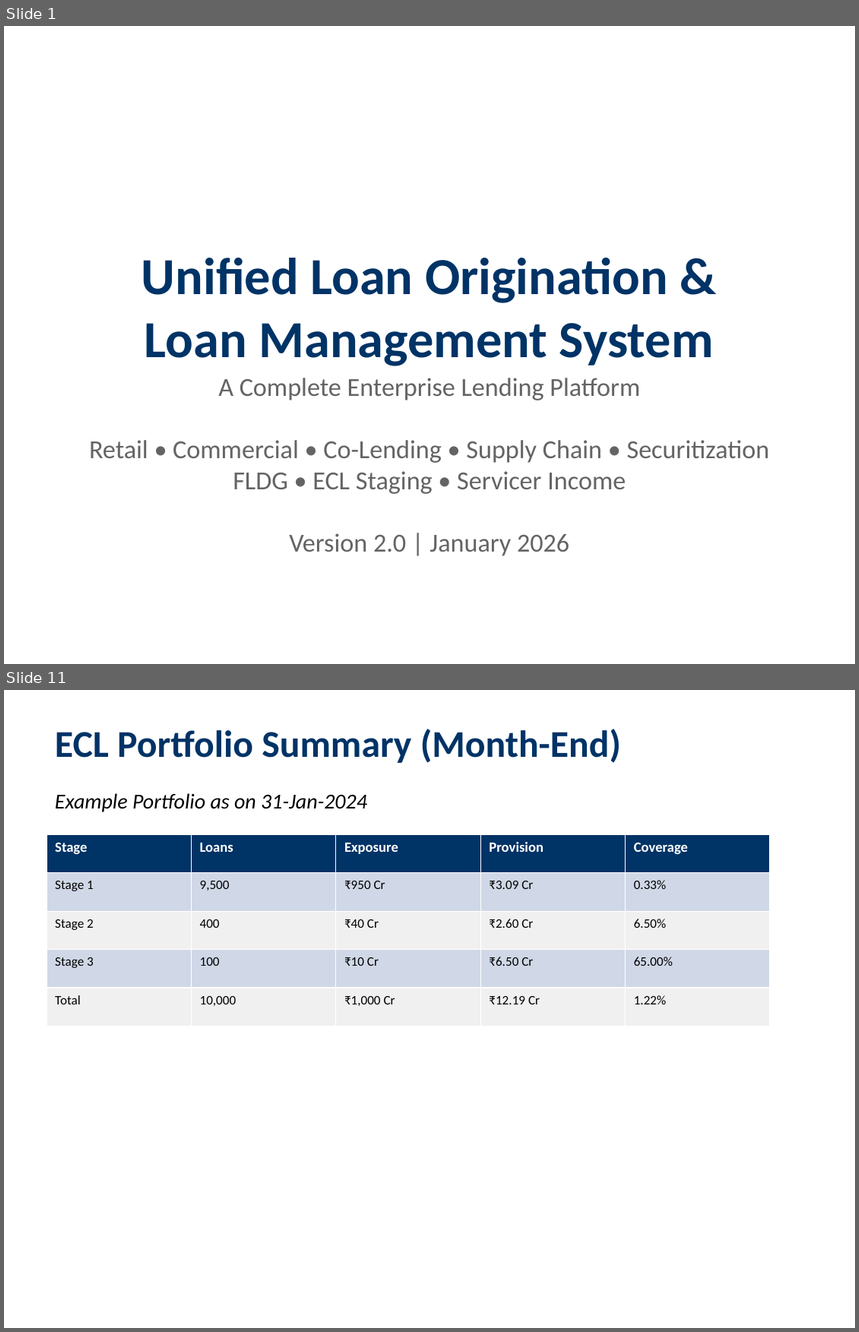
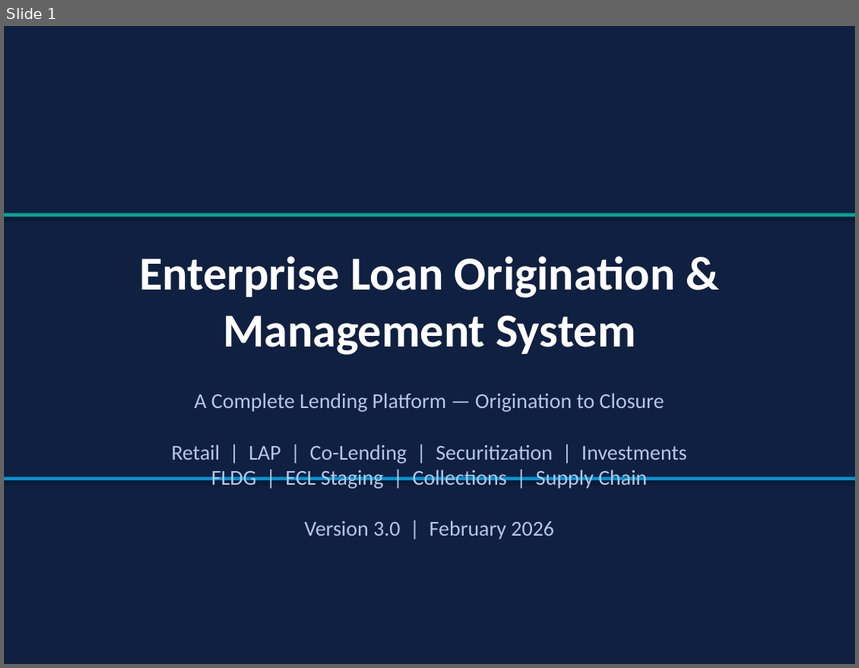
Before and after one commit to harshitrathi14/LOS-LMS, a slide deck: docs/LOS_LMS_System_Presentation.pptx. Shown one above the other, each under a label of ours: slides 1 and 11 before the commit, slide 1 after it; the slides between them are not shown. The pictures are 859x1332 and 859x668 pixels, drawn with LibreOffice and Linux fonts; fonts in the diff are those of the drawing. Boxes give left, top, right and bottom in pixels: in the first picture for what was removed or moved away, otherwise in the second. Text is boxed around its words. In the diff, an @@ line names an element or a change of style, - is before the commit and + after.

```diff
--- a/docs/LOS_LMS_System_Presentation.pptx
+++ b/docs/LOS_LMS_System_Presentation.pptx
@@ slide 11 removed at <box>4,690,855,1328</box>, background #FFFFFF @@
@@ text removed at <box>55,729,621,763</box> @@
-ECL Portfolio Summary (Month-End)
@@ text removed at <box>55,793,367,812</box> @@
-Example Portfolio as on 31-Jan-2024
@@ table removed at <box>47,834,770,1026</box>, 5 rows, 5 columns @@
-Stage | Loans | Exposure | Provision | Coverage
-Stage 1 | 9,500 | ₹950 Cr | ₹3.09 Cr | 0.33%
-Stage 2 | 400 | ₹40 Cr | ₹2.60 Cr | 6.50%
-Stage 3 | 100 | ₹10 Cr | ₹6.50 Cr | 65.00%
-Total | 10,000 | ₹1,000 Cr | ₹12.19 Cr | 1.22%
@@ slide 1 changed as well @@
@@ background #FFFFFF to #0F2041 @@
@@ rectangle added at <box>4,213,855,217</box>, fill #00A699 @@
@@ text at <box>139,256,676,355</box>: text changed; size 44 to 40 pt; text colour #003366 to #FFFFFF @@
-Unified Loan Origination &
-Loan Management System
+Enterprise Loan Origination &
+Management System
@@ text at <box>171,393,687,540</box>: text changed; size 22 to 18 pt; text colour #646464 to #B4C8E6 @@
-A Complete Enterprise Lending Platform
-Retail • Commercial • Co-Lending • Supply Chain • Securitization
-FLDG • ECL Staging • Servicer Income
-Version 2.0 | January 2026
+A Complete Lending Platform — Origination to Closure
+Retail | LAP | Co-Lending | Securitization | Investments
+FLDG | ECL Staging | Collections | Supply Chain
+Version 3.0 | February 2026
@@ rectangle added at <box>4,477,855,480</box>, fill #0096D6 @@
```
Also in this commit, not shown: 2 other slides changed, 49 slides added, 22 other slides removed, 32 other files.
